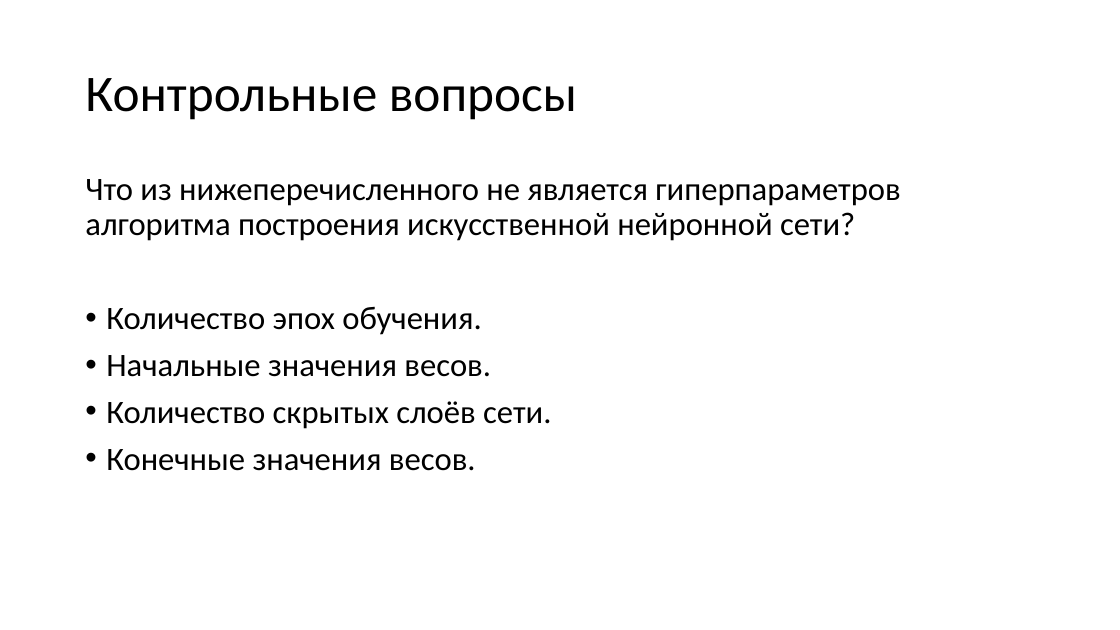
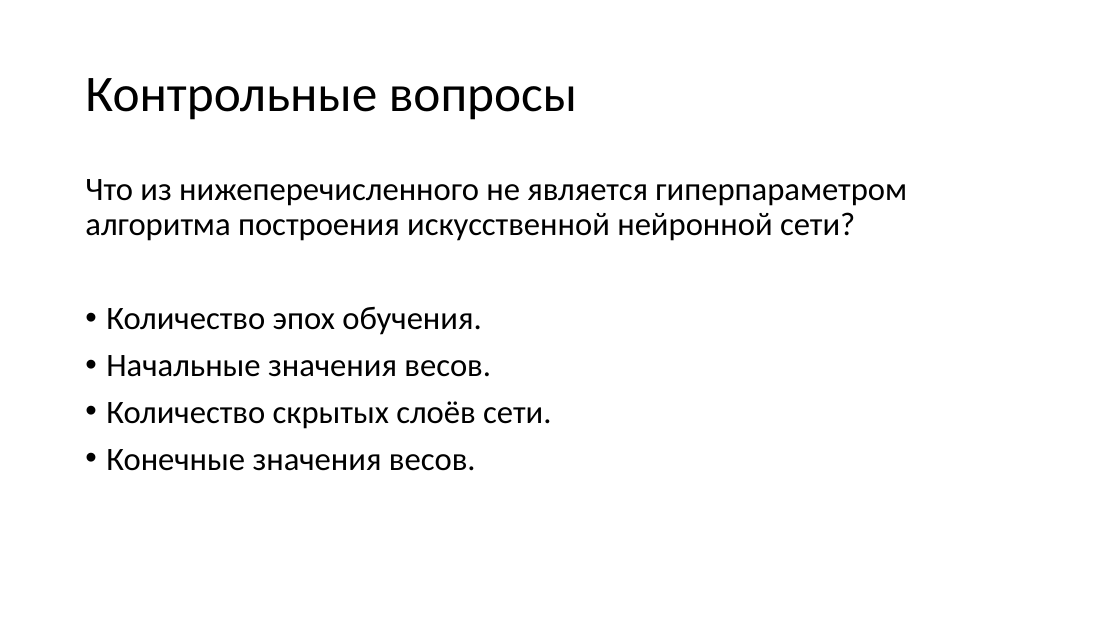
Before and after one commit to mosalov/AI_main_lectures, a slide deck: slide 47 of Лекция 10 24_03_2021.pptx. Drawn at 1120x630 pixels with LibreOffice and Linux fonts; fonts in the diff are those of the drawing. Boxes give left, top, right and bottom in pixels: in the first picture for what was removed or moved away, otherwise in the second. Text is boxed around its words. In the diff, an @@ line names an element or a change of style, - is before the commit and + after.

```diff
--- a/Лекция 10 24_03_2021.pptx
+++ b/Лекция 10 24_03_2021.pptx
@@ text at <box>85,179,907,241</box>: text changed @@
-Что из нижеперечисленного не является гиперпараметров алгоритма построения искусственной нейронной сети?
+Что из нижеперечисленного не является гиперпараметром алгоритма построения искусственной нейронной сети?
```
Also in this commit, not shown: 3 other slides changed.
